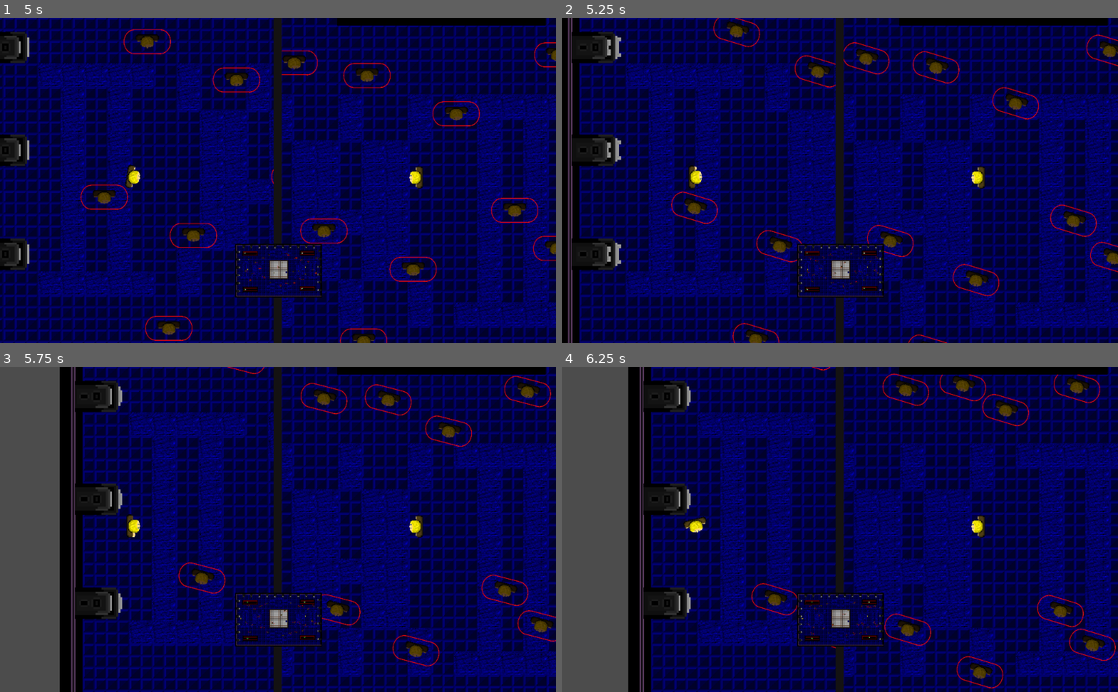
Above: before the commit, frames 1-4 (two rows, left to right).
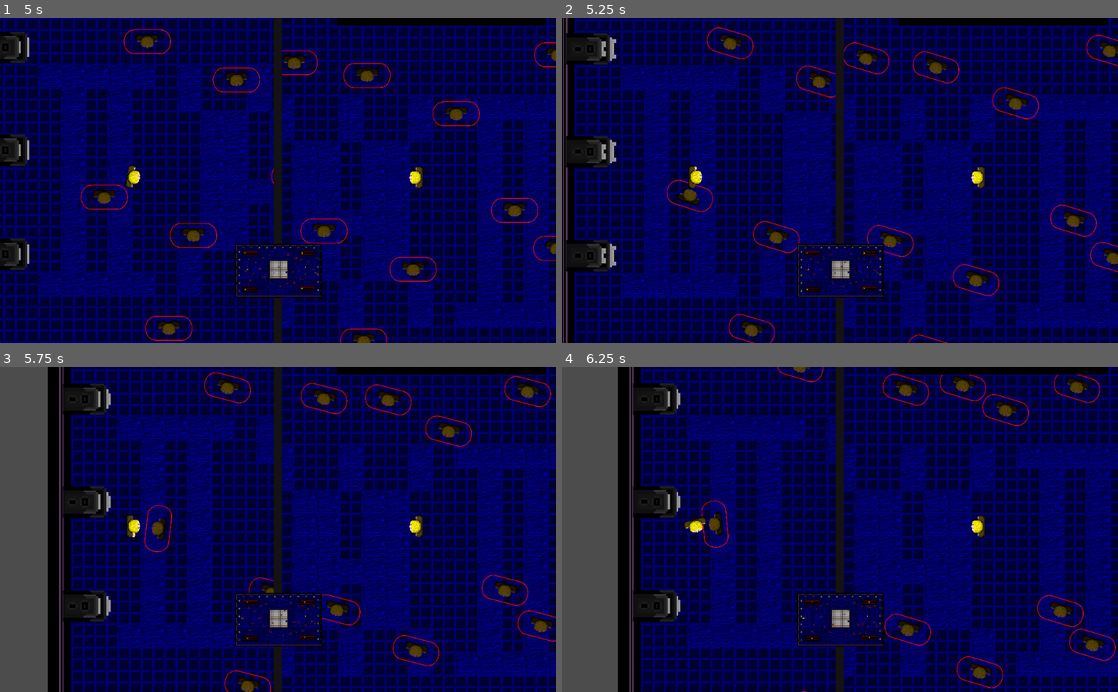
Above: after the commit, the same moments.

Repository: JoeWar99/RetroJam19-PSI
Game: Godot game, scene res://Game.tscn
The game is run twice, just before and just after one commit, with the same random seed, the same clock (stepped at 60 frames per second) and the same inputs.
Inputs:
- Up to frame 1 (5 s): hold D (move_right_chase) 0.53-1.28 s; tap E (chase_ability, bound only after the commit) at 0.6, 1.55, 2.1, 3.05, 3.6, 4.55 s; tap End (run_ability, bound only after the commit) at 0.8, 1.35, 2.3, 2.85, 3.8, 4.35 s; hold S (move_down_chase) 1.28-2.03 s; hold D (move_right_chase) 2.03-2.78 s; hold W (move_up_chase) 2.78-3.53 s; hold A (move_left_chase) from 3.53 s (still down)
- Up to frame 2 (5.25 s): release A (move_left_chase) at 5.03 s; hold S (move_down_chase) from 5.03 s (still down); tap E (chase_ability, bound only after the commit) at 5.1 s
- Up to frame 3 (5.75 s): keep holding S (move_down_chase); tap End (run_ability, bound only after the commit) at 5.3 s
- Up to frame 4 (6.25 s): release S (move_down_chase) at 5.78 s; hold D (move_right_chase) from 5.78 s (still down); tap End (run_ability, bound only after the commit) at 5.85 s; tap E (chase_ability, bound only after the commit) at 6.05 s

Frame 1 is identical in both runs. In frame 2, 26% of the frame differs, in the area x 0-50%, y 0-100%; in frame 3, 19%; in frame 4, 21%.

Commit message:
edu come mierda v700

Diff:
--- a/src/Ai.gd
+++ b/src/Ai.gd
@@ -2,8 +2,9 @@
 
 onready var world = get_parent()
 
-const BAR_TIME = 2
-const MOVE_SPEED = 200
+const BAR_TIME = 5
+const MOVE_SPEED = 150
+const ABILITY_RADIUS = 500
 # const TURN_ANGLE = PI / 64
 
 var goingToBar = false
@@ -13,14 +14,11 @@
 var totalTime = 0
 var sinceLastEvent = 0
 
-
-
 # Declare member variables here. Examples:
 var angle = PI / 2
 var reverse = 1
 var time = 0
-var lastMoveAngle = null
-var speed = 150
+# var lastMoveAngle = null
 var bar_position = Vector2()
 var init_position = Vector2()
 
@@ -52,7 +50,6 @@
 
 	if goingToBar:
 		player_position = self.get_position()
-		var distance = player_position.distance_to(bar_position)
 		Move = bar_position - player_position
 		Move = Move.normalized()
 		global_rotation = Move.angle()
@@ -62,7 +59,7 @@
 			atBar = true
 
 	elif atBar:
-		if totalTime - reachedBar > 5:
+		if totalTime - reachedBar > BAR_TIME:
 			atBar = false
 			returningFromBar = true
 
@@ -119,15 +116,22 @@
 				Move =  player_position - self_position
 				Move = Move.normalized()
 				global_rotation = Move.angle()
-				move_and_collide(Move * speed * delta)
+				move_and_collide(Move * MOVE_SPEED * delta)
 				return
 
-	if world.worldState == world.worldEvent.CLOSING_HOUR:
+	player_position = self.get_position()
+	var target = world.get_ability(player_position, ABILITY_RADIUS)
+	if target != null:
+		returningFromBar = false
+		bar_position = target
+		_normal_action(delta)
+
+	elif world.closing_hour():
 		goingToBar = true
 		bar_position = Vector2(0, 0)
 		_normal_action(delta)
-#
-	if world.groovy_time():
+
+	elif world.groovy_time():
 		goingToBar = true
 		bar_position = Vector2(0, 0)
 		_normal_action(delta)
--- a/src/Bar.tscn
+++ b/src/Bar.tscn
@@ -66,15 +66,18 @@
 [ext_resource path="res://Sprites/AI/Barista/Barista_53.png" type="Texture" id=64]
 [ext_resource path="res://Sprites/AI/Barista/Barista_54.png" type="Texture" id=65]
 
+[sub_resource type="ConvexPolygonShape2D" id=1]
+points = PoolVector2Array( 0, 0, 32, 0, 32, 32, 0, 32 )
+
+[sub_resource type="ConvexPolygonShape2D" id=2]
+points = PoolVector2Array( 0, 0, 32, 0, 32, 32, 0, 32 )
+
+[sub_resource type="ConvexPolygonShape2D" id=3]
+points = PoolVector2Array( 0, 0, 32, 0, 32, 32, 0, 32 )
+
 [sub_resource type="ConvexPolygonShape2D" id=4]
 points = PoolVector2Array( 0, 0, 32, 0, 32, 32, 0, 32 )
 
-[sub_resource type="ConvexPolygonShape2D" id=15]
-points = PoolVector2Array( 0, 0, 32, 0, 32, 32, 0, 32 )
-
-[sub_resource type="ConvexPolygonShape2D" id=16]
-points = PoolVector2Array( 0, 0, 32, 0, 32, 32, 0, 32 )
-
 [sub_resource type="ConvexPolygonShape2D" id=5]
 points = PoolVector2Array( 0, 0, 32, 0, 32, 32, 0, 32 )
 
@@ -93,10 +96,7 @@
 [sub_resource type="ConvexPolygonShape2D" id=10]
 points = PoolVector2Array( 0, 0, 32, 0, 32, 32, 0, 32 )
 
-[sub_resource type="ConvexPolygonShape2D" id=11]
-points = PoolVector2Array( 0, 0, 32, 0, 32, 32, 0, 32 )
-
-[sub_resource type="TileSet" id=12]
+[sub_resource type="TileSet" id=11]
 0/name = "wallBottom.png 0"
 0/texture = ExtResource( 1 )
 0/tex_offset = Vector2( 0, 0 )
--- a/src/Gaja.gd
+++ b/src/Gaja.gd
@@ -1,4 +1,6 @@
 extends KinematicBody2D
+
+onready var world = get_parent()
 
 const MOVE_SPEED = 180
 const TURN_ANGLE = PI / 64
@@ -31,6 +33,9 @@
 	if Input.is_action_pressed("move_right_run"):
 		angle += TURN_ANGLE
 
+	if Input.is_action_just_pressed("run_ability"):
+		world.use_chase_ability(self.get_position())
+
 	move_vec = Vector2(speed * cos(angle), speed * sin(angle))
 	move_vec = move_vec.normalized()
 	move_and_collide(move_vec * MOVE_SPEED * delta)
--- a/src/Gajo.gd
+++ b/src/Gajo.gd
@@ -1,5 +1,7 @@
 
 extends KinematicBody2D
+
+onready var world = get_parent()
 
 const MOVE_SPEED = 180
 const TURN_ANGLE = PI / 64
@@ -33,6 +35,9 @@
 	if Input.is_action_pressed("move_right_chase"):
 		angle += TURN_ANGLE
 
+	if Input.is_action_just_pressed("chase_ability"):
+		world.use_chase_ability(self.get_position())
+
 	move_vec = Vector2(speed * cos(angle), speed * sin(angle))
 	move_vec = move_vec.normalized()
 	move_and_collide(move_vec * MOVE_SPEED * delta)
--- a/src/World.gd
+++ b/src/World.gd
@@ -2,6 +2,20 @@
 
 # in seconds
 const SPAWN_TIME = 10
+const CHASE_COOLDOWN = 10
+const RUN_COOLDOWN = 10
+const CHASE_DURATION = 5
+const RUN_DURATION = 5
+
+var chase_available = true
+var chase_ability = false
+var chase_last_used = 0
+var chase_ability_pos = Vector2()
+
+var run_available = true
+var run_ability = false
+var run_last_used = 0
+var run_ability_pos = Vector2()
 
 enum worldEvent {
 	DEFAULT,
@@ -14,19 +28,62 @@
 var worldState = worldEvent.DEFAULT
 var total = 0
 
-const startOfEvents = 5
+func use_chase_ability(position):
+	if chase_available:
+		chase_available = false
+		chase_ability = true
+		chase_last_used = total
+		chase_ability_pos = position
+
+func use_run_ability(position):
+	if run_available:
+		run_available = false
+		run_ability = true
+		run_last_used = total
+		run_ability_pos = position
+
+func check_abilities():
+	if total - chase_last_used > CHASE_DURATION:
+		chase_ability = false
+	if total - chase_last_used > CHASE_DURATION + CHASE_COOLDOWN:
+		chase_available = true
+	if total - run_last_used > RUN_DURATION:
+		run_ability = false
+	if total - run_last_used > RUN_DURATION + RUN_COOLDOWN:
+		run_available = true
+
+func within_radius(pos1, pos2, rad):
+	return pos1.distance_to(pos2) < rad
+
+func get_ability(player_position, radius):
+	check_abilities()
+	if chase_ability and not run_ability and within_radius(player_position, chase_ability_pos, radius):
+		return chase_ability_pos
+	elif run_ability and not chase_ability and within_radius(player_position, run_ability_pos, radius):
+		return run_ability_pos
+	elif chase_ability and run_ability:
+		if within_radius(player_position, chase_ability_pos, radius) and within_radius(player_position, run_ability_pos, radius):
+			if run_last_used > chase_last_used:
+				return run_ability_pos
+			else:
+				return chase_ability_pos
+		elif within_radius(player_position, chase_ability_pos, radius):
+			return chase_ability_pos
+		elif within_radius(player_position, run_ability_pos, radius):
+			return run_ability_pos
+		else:
+			return null
+	else:
+		return null
 
 func groovy_time():
-	if worldState == worldEvent.GROOVY_TIME:
-		return true
-	else:
-		return false
+	return worldState == worldEvent.GROOVY_TIME
 
 func happy_hour():
-	if worldState == worldEvent.HAPPY_HOUR:
-		return true
-	else:
-		return false
+	return worldState == worldEvent.HAPPY_HOUR
+
+func closing_hour():
+	return worldState == worldEvent.CLOSING_HOUR
 
 const firstEvent = worldEvent.HAPPY_HOUR
 const secondEvent = worldEvent.GROOVY_TIME
--- a/src/project.godot
+++ b/src/project.godot
@@ -61,6 +61,16 @@
 "events": [ Object(InputEventKey,"resource_local_to_scene":false,"resource_name":"","device":0,"alt":false,"shift":false,"control":false,"meta":false,"command":false,"pressed":false,"scancode":16777233,"unicode":0,"echo":false,"script":null)
  ]
 }
+chase_ability={
+"deadzone": 0.5,
+"events": [ Object(InputEventKey,"resource_local_to_scene":false,"resource_name":"","device":0,"alt":false,"shift":false,"control":false,"meta":false,"command":false,"pressed":false,"scancode":69,"unicode":0,"echo":false,"script":null)
+ ]
+}
+run_ability={
+"deadzone": 0.5,
+"events": [ Object(InputEventKey,"resource_local_to_scene":false,"resource_name":"","device":0,"alt":false,"shift":false,"control":false,"meta":false,"command":false,"pressed":false,"scancode":16777230,"unicode":0,"echo":false,"script":null)
+ ]
+}
 
 [rendering]
 
Not shown: 11 places in src/Bar.tscn that only renumber resources
Not shown: 14 places in src/Colunas.tscn that only renumber resources
